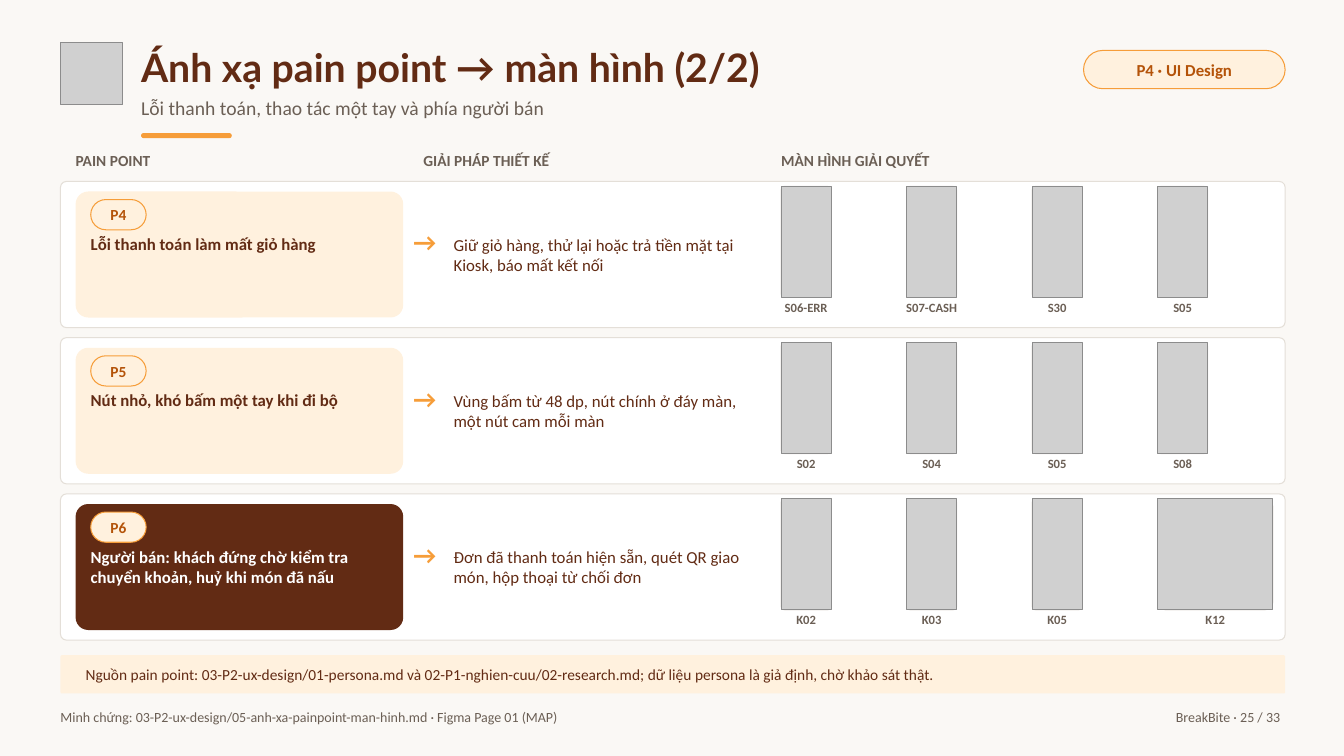
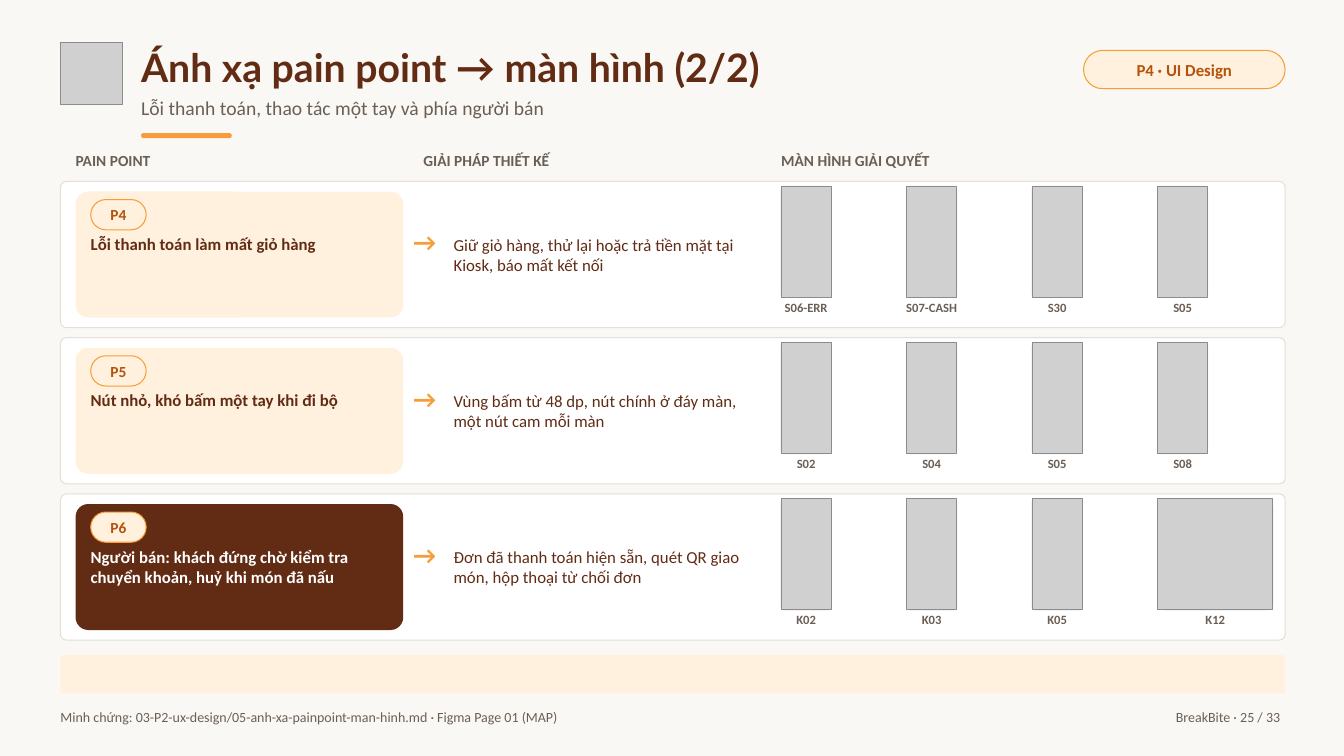
Before and after one commit to baonv0817/PRM323-Lab2-Group2, a slide deck: slide 25 of 07-trinh-bay/BreakBite_Lab2_Presentation.pptx. Drawn at 1344x756 pixels with LibreOffice and Linux fonts; fonts in the diff are those of the drawing; grey boxes stand for pictures. Boxes give left, top, right and bottom in pixels: in the first picture for what was removed or moved away, otherwise in the second. Text is boxed around its words. In the diff, an @@ line names an element or a change of style, - is before the commit and + after.

```diff
--- a/07-trinh-bay/BreakBite_Lab2_Presentation.pptx
+++ b/07-trinh-bay/BreakBite_Lab2_Presentation.pptx
@@ text removed at bbox=[86, 668, 934, 683] @@
-Nguồn pain point: 03-P2-ux-design/01-persona.md và 02-P1-nghien-cuu/02-research.md; dữ liệu persona là giả định, chờ khảo sát thật.
```
Also in this commit, not shown: 6 other slides changed, 18 other files.
